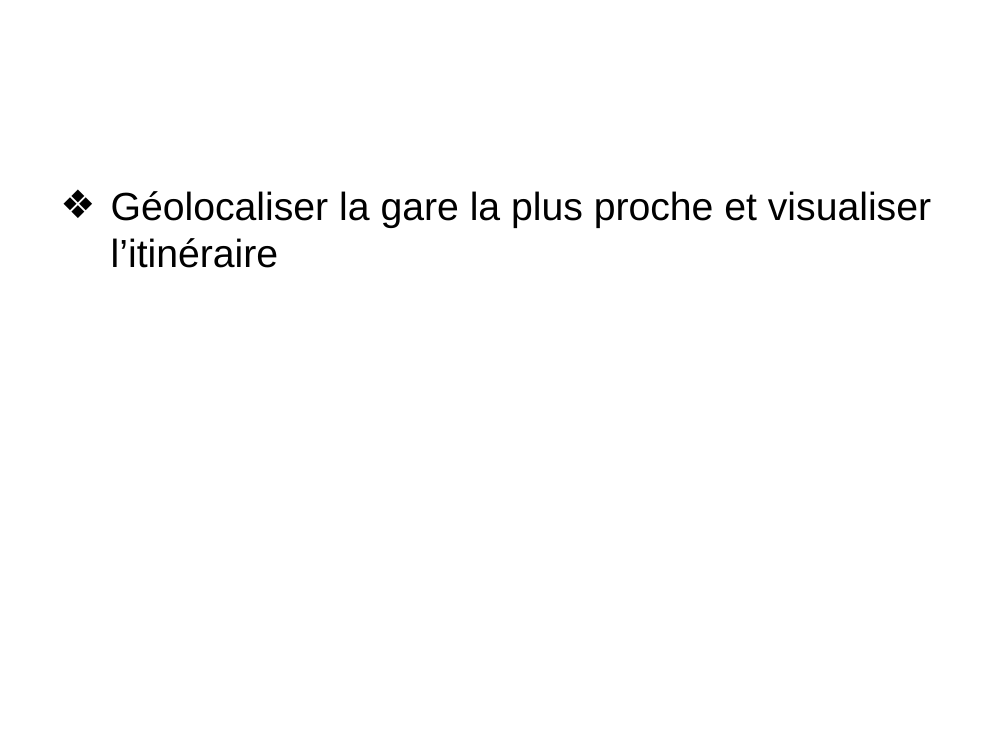
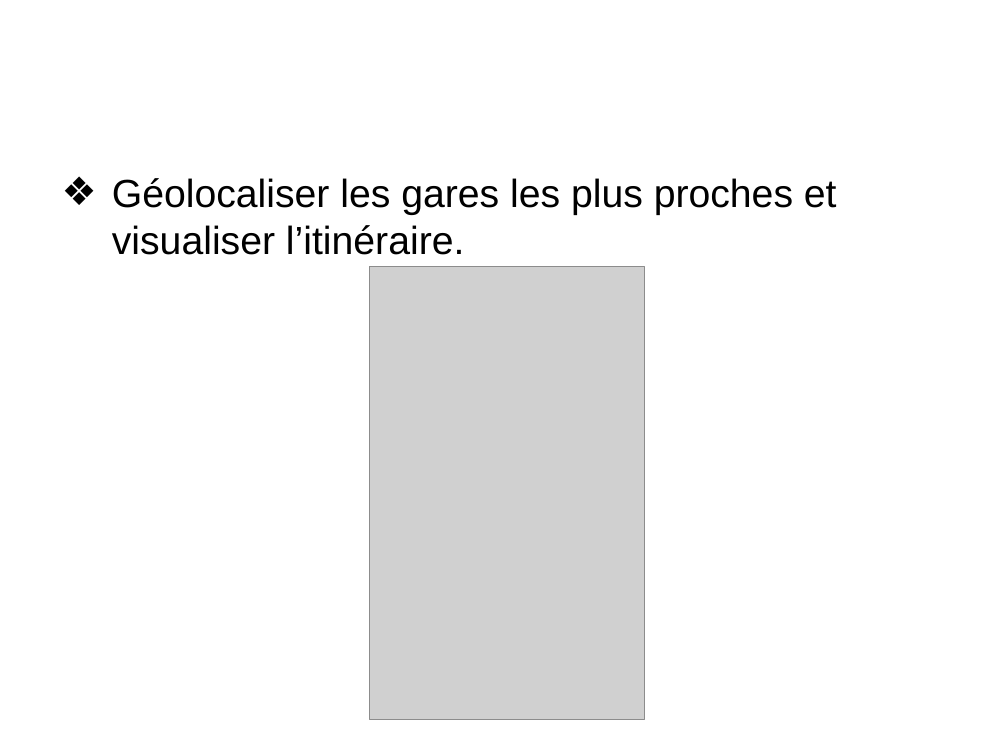
Before and after one commit to axelajv/FirefoxOS-ProjetDLL, a slide deck: slide 7 of PPT Projet-DLL.ppt. Drawn at 1008x756 pixels with LibreOffice and Linux fonts; fonts in the diff are those of the drawing; grey boxes stand for pictures; background and template pictures are left out. Boxes give left, top, right and bottom in pixels: in the first picture for what was removed or moved away, otherwise in the second. Text is boxed around its words. In the diff, an @@ line names an element or a change of style, - is before the commit and + after.

Commit message:
PPT
PPT

```diff
--- a/PPT Projet-DLL.ppt
+++ b/PPT Projet-DLL.ppt
@@ text at (112, 178, 837, 255): text changed @@
-  ❖ Géolocaliser la gare la plus proche et visualiser l’itinéraire
+  ❖ Géolocaliser les gares les plus proches et visualiser l’itinéraire.
@@ picture added at (369, 267, 644, 720) @@
```
Also in this commit, not shown: 2 other slides changed.
